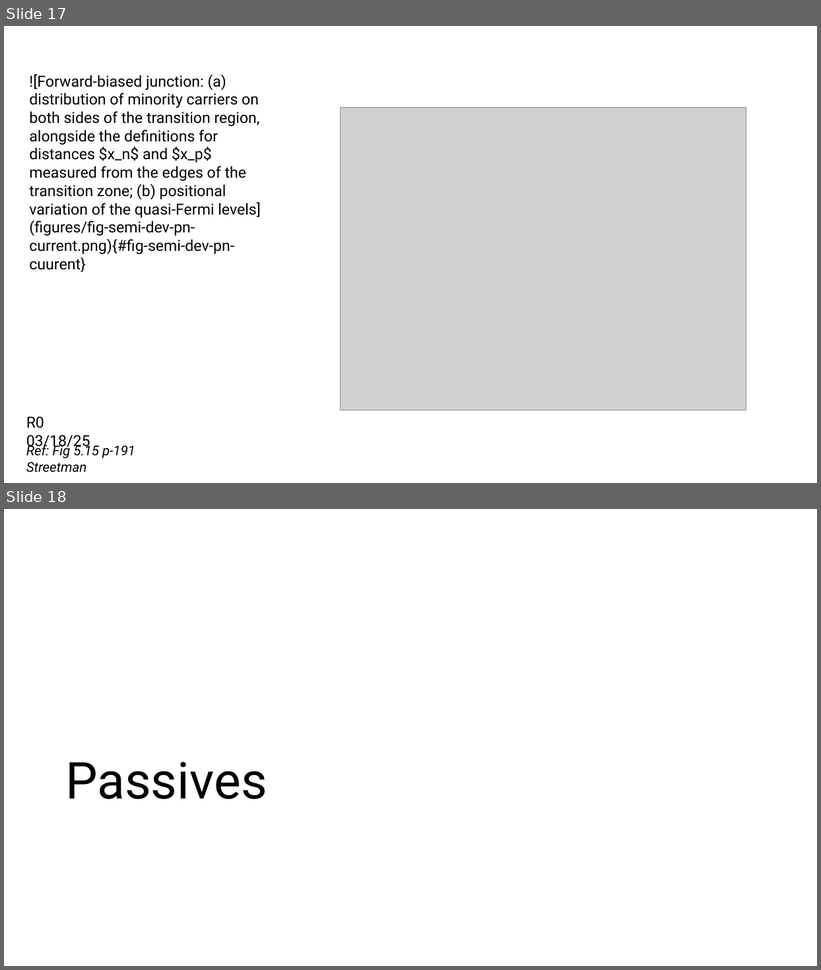
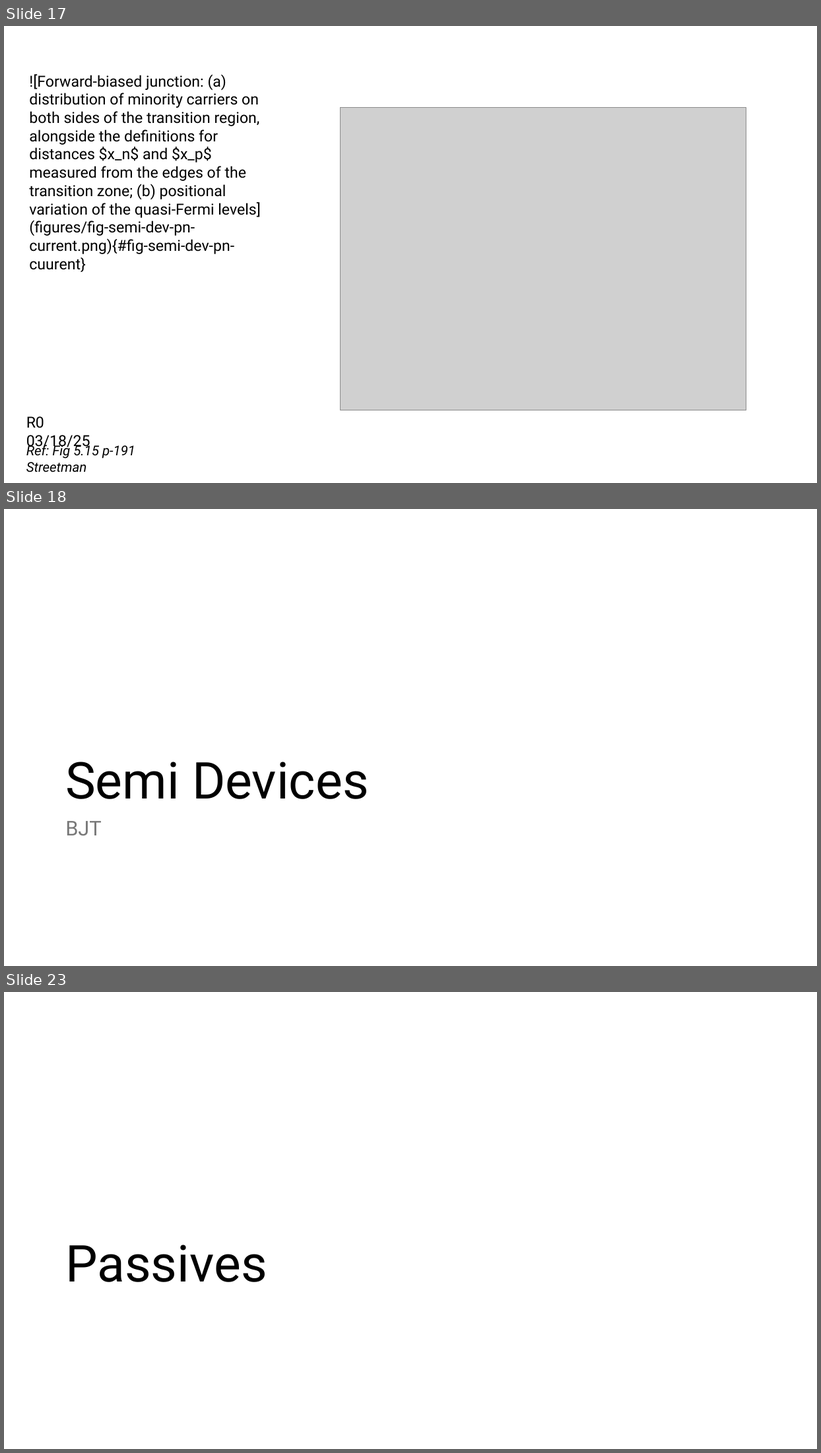
Before and after one commit to mixignal-press/ebook-ice1, a slide deck: figures/fig.pptx. Shown one above the other, each under a label of ours: slides 17 and 18 before the commit, slides 17, 18 and 23 after it; the slides between them are not shown. The pictures are 821x970 and 821x1453 pixels, drawn with LibreOffice and Linux fonts; fonts in the diff are those of the drawing; grey boxes stand for pictures. Boxes give left, top, right and bottom in pixels: in the first picture for what was removed or moved away, otherwise in the second. Text is boxed around its words. In the diff, an @@ line names an element or a change of style, - is before the commit and + after.

```diff
--- a/figures/fig.pptx
+++ b/figures/fig.pptx
@@ slide 18 added at box(4, 509, 817, 966), background #FFFFFF @@
@@ title added at box(65, 762, 369, 799), 60 pt, text #000000 @@
+Semi Devices
@@ text added at box(65, 821, 102, 836), 24 pt, text #797979 @@
+BJT
@@ what was slide 18 is now slide 23 @@
```
Also in this commit, not shown: 1 slide changed, 4 other slides added, 5 other files.
